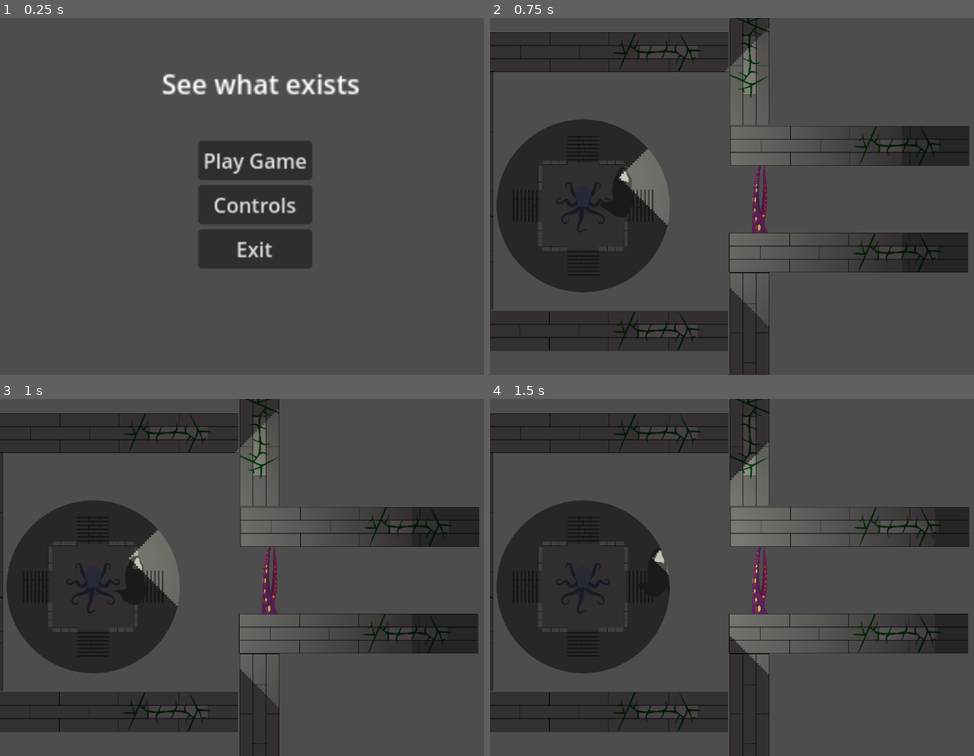
Above: before the commit, frames 1-4 (two rows, left to right).
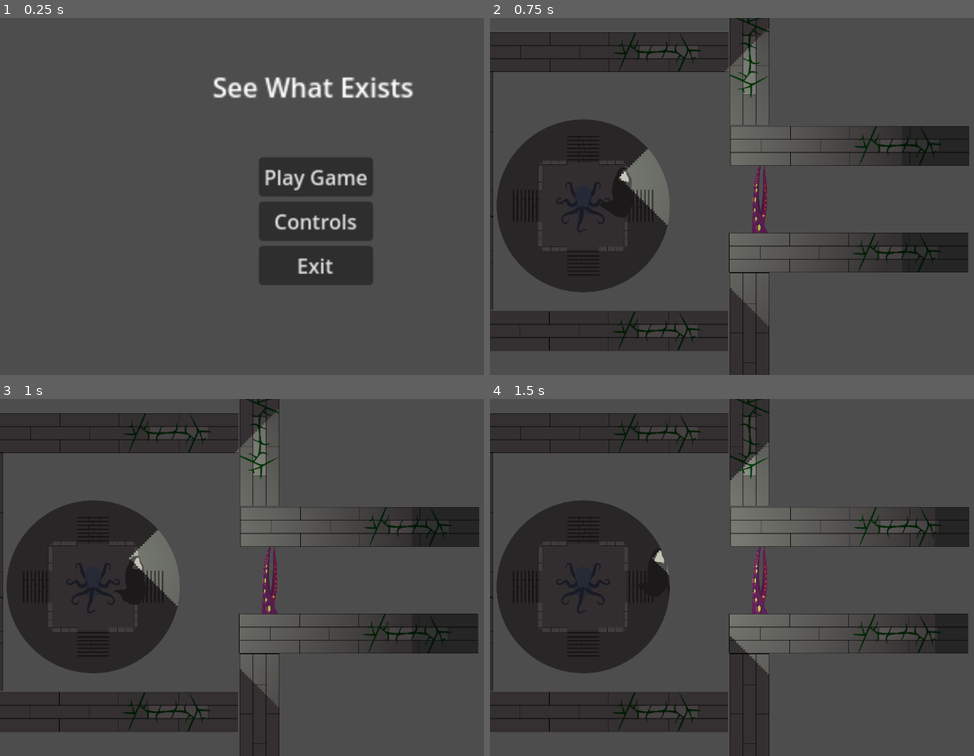
Above: after the commit, the same moments.

Repository: longhousedev/gamejam2024
Game: Godot game, scene res://UI/scene_manager.tscn
Two runs of this game, one before a commit and one after it. Both use one fixed random seed, a clock stepped at 60 frames per second and the inputs below.
Inputs (mouse positions are in pixels of both pictures, inside the frame that each line leads up to):
- Up to frame 1 (0.25 s): no input
- Up to frame 2 (0.75 s): click "Play Game" at 0.5 s
- Up to frame 3 (1 s): no input
- Up to frame 4 (1.5 s): tap Enter at 1.25 s; move the mouse to (949, 559) at 1.27 s; hold D (move_right) from 1.28 s (still down); tap Space (Grab) at 1.35 s

The runs differ from the first frame. In frame 1, 12% of the frame differs, in the area x 33-86%, y 15-75%; in frame 2, nothing differs; in frame 3, nothing differs; in frame 4, nothing differs.

Commit message:
Controls Menu now has proper Narrative introduction

Diff:
--- a/UI/scene_manager.tscn
+++ b/UI/scene_manager.tscn
@@ -27,10 +27,10 @@
 
 [node name="VBoxContainer" type="VBoxContainer" parent="MainMenu"]
 layout_mode = 0
-offset_left = 359.0
-offset_top = 223.0
-offset_right = 449.0
-offset_bottom = 324.0
+offset_left = 469.0
+offset_top = 253.0
+offset_right = 559.0
+offset_bottom = 354.0
 scale = Vector2(2.29539, 2.29539)
 
 [node name="PlayButton" type="Button" parent="MainMenu/VBoxContainer" node_paths=PackedStringArray("gameStats")]
@@ -58,12 +58,12 @@
 
 [node name="Label" type="Label" parent="MainMenu"]
 layout_mode = 0
-offset_left = 293.0
-offset_top = 84.0
-offset_right = 400.0
-offset_bottom = 107.0
+offset_left = 385.0
+offset_top = 90.0
+offset_right = 506.0
+offset_bottom = 113.0
 scale = Vector2(3.01926, 3.01926)
-text = "See what exists"
+text = "See What Exists"
 horizontal_alignment = 1
 
 [node name="ControlScreen" type="Control" parent="MainMenu"]
@@ -85,10 +85,10 @@
 
 [node name="VBoxContainer" type="VBoxContainer" parent="MainMenu/ControlScreen"]
 layout_mode = 2
-offset_left = -871.0
-offset_top = -474.0
-offset_right = -276.0
-offset_bottom = -163.0
+offset_left = -902.0
+offset_top = -481.0
+offset_right = -258.0
+offset_bottom = -166.0
 scale = Vector2(1.76479, 1.76479)
 
 [node name="Title" type="Label" parent="MainMenu/ControlScreen/VBoxContainer"]
@@ -99,9 +99,10 @@
 
 [node name="Narrative" type="Label" parent="MainMenu/ControlScreen/VBoxContainer"]
 layout_mode = 2
-text = "[INSERT NARRATIVE TEXT HERE.]
-[YOU ARE DEAD. NOT BIG SURPRISE.]
-[GET TO THE END WITHOUT BEING EATEN BY ELDRITCH ABOMINATIONS LOL.]"
+text = "Your soul has passed on, yet you find yourself stuck in a state of Limbo.
+You must find a way to reach the afterlife. But beware!
+There are unsettling forces afoot - creatures that only exist when seen.
+You must see what exists to survive."
 horizontal_alignment = 1
 vertical_alignment = 1
 
@@ -112,22 +113,11 @@
 Turn Anticlockwise (Keyboard):
 Q / Ctrl
 Turn Clockwise (Keyboard):
-E / Shift"
+E / Shift
+Enable/Disable Cursor Tracking:
+Right Click"
 horizontal_alignment = 1
 vertical_alignment = 1
-
-[node name="HBoxContainer" type="HBoxContainer" parent="MainMenu/ControlScreen/VBoxContainer"]
-layout_mode = 2
-alignment = 1
-
-[node name="Title" type="Label" parent="MainMenu/ControlScreen/VBoxContainer/HBoxContainer"]
-layout_mode = 2
-text = "Enable Mouse Cursor for
-turning instead of Keyboard:"
-vertical_alignment = 1
-
-[node name="CheckButton" type="CheckButton" parent="MainMenu/ControlScreen/VBoxContainer/HBoxContainer"]
-layout_mode = 2
 
 [node name="ControlsButton" type="Button" parent="MainMenu/ControlScreen"]
 layout_mode = 0
Not shown: 1 places in Objects/playerAnimation.tres that only renumber resources
